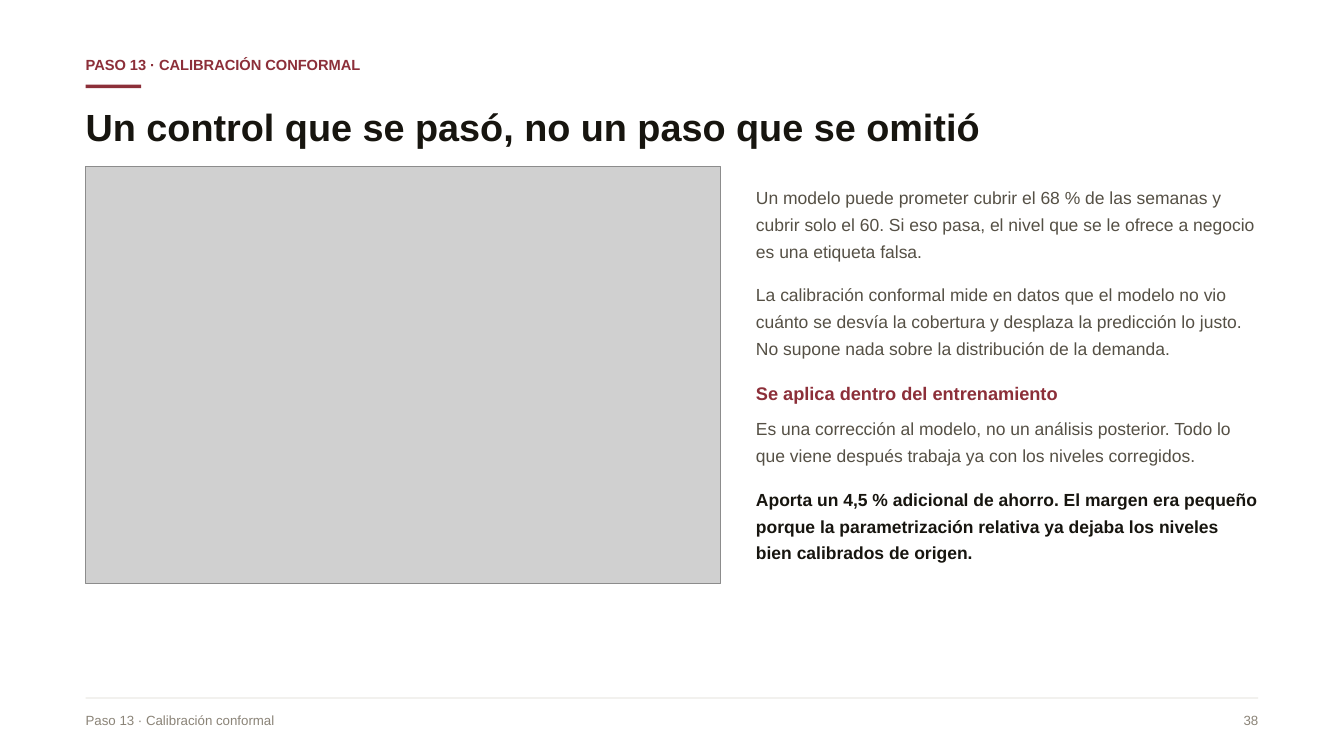
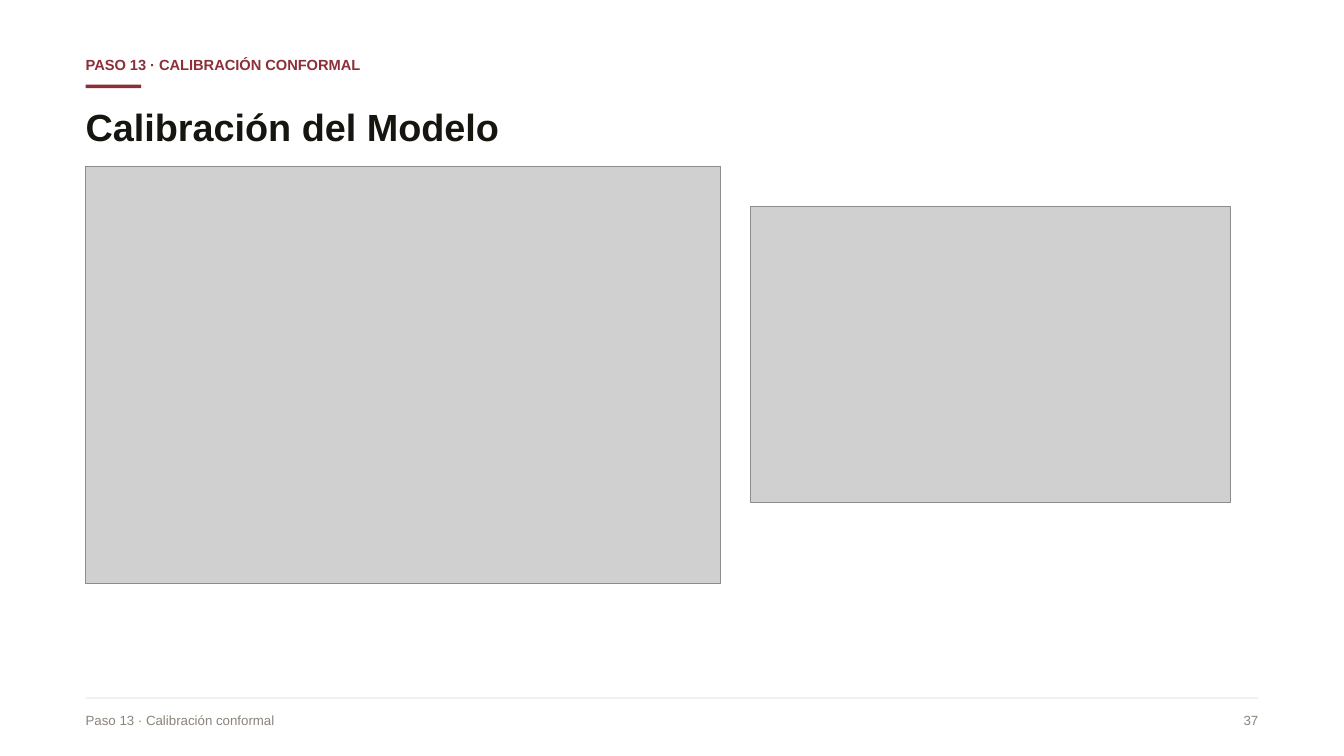
Before and after one commit to Danilo22m/Prueba_Tostao, a slide deck: slide 28 of Presentacion_Caso_A.pptx (slide 37 before the commit). Drawn at 1344x756 pixels with LibreOffice and Linux fonts; fonts in the diff are those of the drawing; grey boxes stand for pictures. Boxes give left, top, right and bottom in pixels: in the first picture for what was removed or moved away, otherwise in the second. Text is boxed around its words. In the diff, an @@ line names an element or a change of style, - is before the commit and + after.

```diff
--- a/Presentacion_Caso_A.pptx
+++ b/Presentacion_Caso_A.pptx
@@ text at (86, 113, 499, 142): text changed @@
-Un control que se pasó, no un paso que se omitió
+Calibración del Modelo
@@ picture added at (751, 207, 1231, 503) @@
@@ text removed at (756, 191, 1257, 563) @@
-Un modelo puede prometer cubrir el 68 % de las semanas y cubrir solo el 60. Si eso pasa, el nivel que se le ofrece a negocio es una etiqueta falsa.
-La calibración conformal mide en datos que el modelo no vio cuánto se desvía la cobertura y desplaza la predicción lo justo. No supone nada sobre la distribución de la demanda.
-Se aplica dentro del entrenamiento
-Es una corrección al modelo, no un análisis posterior. Todo lo que viene después trabaja ya con los niveles corregidos.
-Aporta un 4,5 % adicional de ahorro. El margen era pequeño porque la parametrización relativa ya dejaba los niveles bien calibrados de origen.
@@ text at (1244, 716, 1259, 725): text changed @@
-38
+37
```
Also in this commit, not shown: 41 other slides changed, 3 slides added, 8 slides removed, 15 other files.
